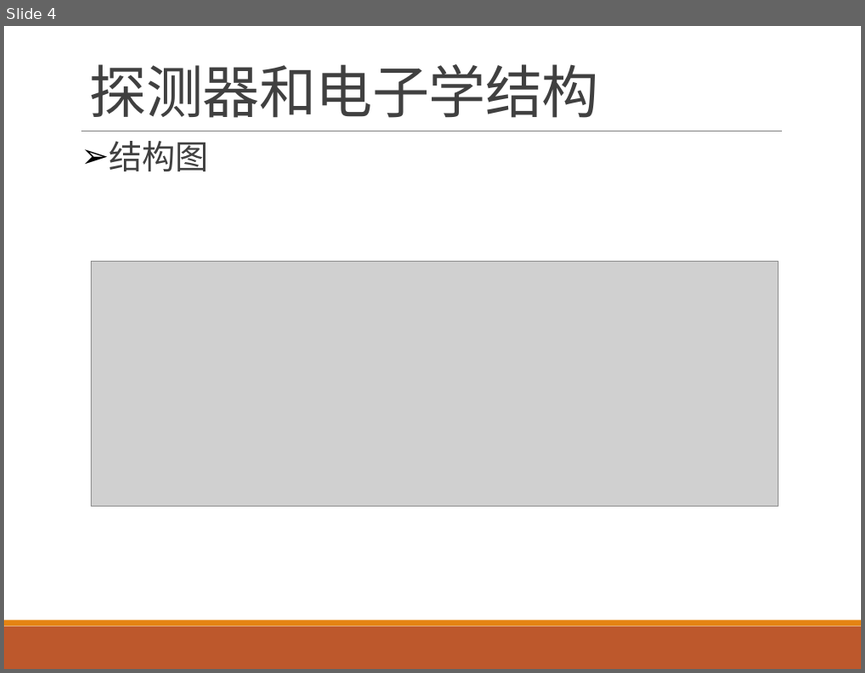
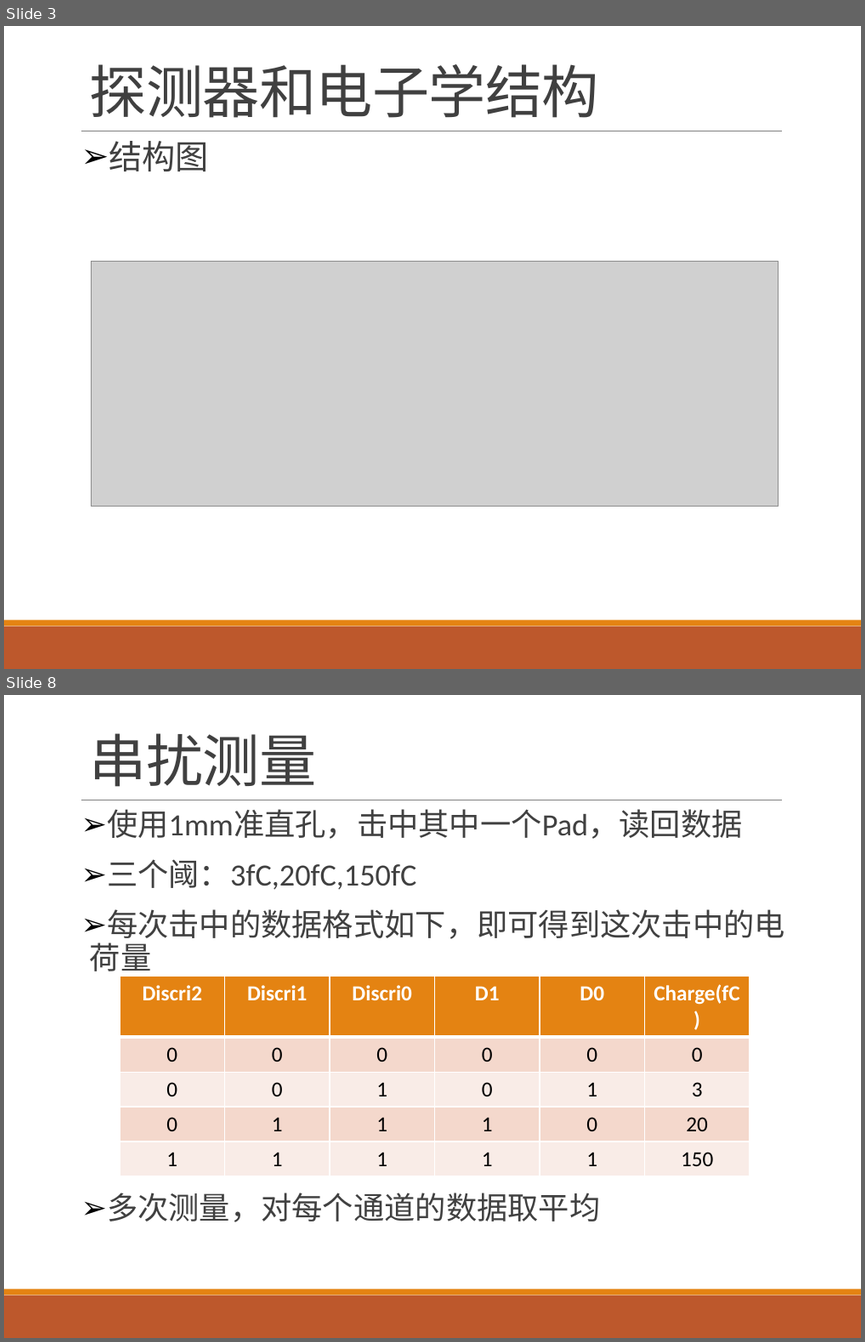
Before and after one commit to wyu0725/SDHCAL_DAQ, a slide deck: Slides/SDHCAL_20170425.pptx. Shown one above the other, each under a label of ours: slide 4 before the commit, slides 3 and 8 after it; the slides between them are not shown. The pictures are 865x673 and 865x1342 pixels, drawn with LibreOffice and Linux fonts; fonts in the diff are those of the drawing; grey boxes stand for pictures. Boxes give left, top, right and bottom in pixels: in the first picture for what was removed or moved away, otherwise in the second. Text is boxed around its words. In the diff, an @@ line names an element or a change of style, - is before the commit and + after.

```diff
--- a/Slides/SDHCAL_20170425.pptx
+++ b/Slides/SDHCAL_20170425.pptx
@@ slide 8 added at (4, 695, 861, 1338), background #FFFFFF; not listed: 3 template elements that a slide beside it also shows @@
@@ title added at (90, 733, 317, 787), 48 pt, text #404040 @@
+串扰测量
@@ text added at (90, 809, 785, 1222), 25.9 pt, text #404040 @@
+➢ 使用1mm准直孔，击中其中一个Pad，读回数据
+➢ 三个阈：3fC,20fC,150fC
+➢ 每次击中的数据格式如下，即可得到这次击中的电荷量
+➢ 多次测量，对每个通道的数据取平均
@@ table added at (120, 976, 747, 1169), 5 rows, 6 columns @@
+Discri2 | Discri1 | Discri0 | D1 | D0 | Charge(fC)
+0 | 0 | 0 | 0 | 0 | 0
+0 | 0 | 1 | 0 | 1 | 3
+0 | 1 | 1 | 1 | 0 | 20
+1 | 1 | 1 | 1 | 1 | 150
@@ what was slide 4 is now slide 3 @@
```
Also in this commit, not shown: 4 slides changed, 6 other slides added, 2 slides removed.
